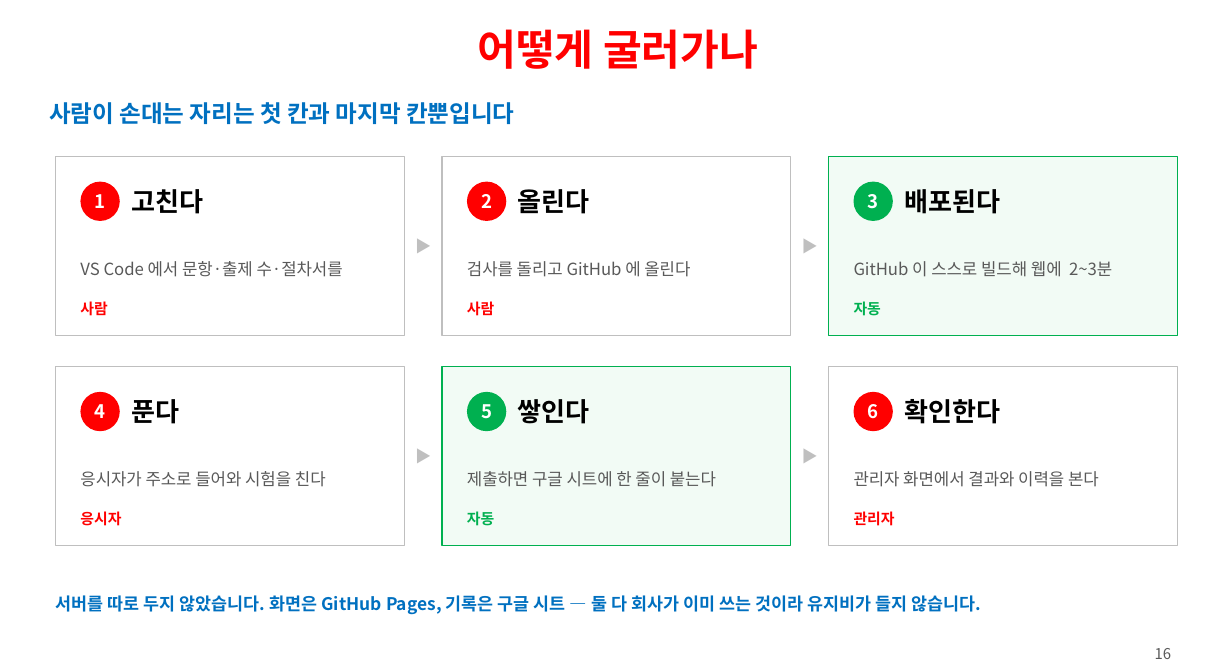
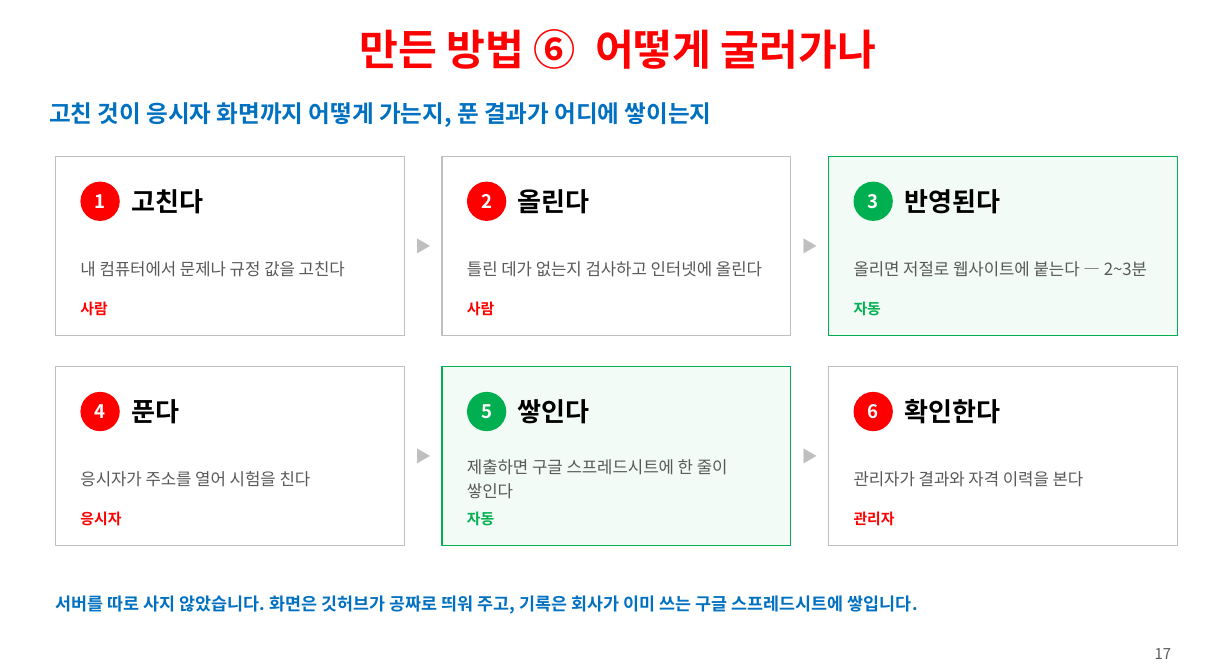
Before and after one commit to ys1277-sys/HIENDT-CBT, a slide deck: slide 17 of docs/발표자료-CBT-2026-08.pptx (slide 16 before the commit). Drawn at 1232x671 pixels with LibreOffice and Linux fonts; fonts in the diff are those of the drawing. Boxes give left, top, right and bottom in pixels: in the first picture for what was removed or moved away, otherwise in the second. Text is boxed around its words. In the diff, an @@ line names an element or a change of style, - is before the commit and + after.

```diff
--- a/docs/발표자료-CBT-2026-08.pptx
+++ b/docs/발표자료-CBT-2026-08.pptx
@@ text at <box>359,29,876,69</box>: text changed @@
-어떻게 굴러가나
+만든 방법 ⑥ 어떻게 굴러가나
@@ text at <box>49,102,712,127</box>: text changed @@
-사람이 손대는 자리는 첫 칸과 마지막 칸뿐입니다
+고친 것이 응시자 화면까지 어떻게 가는지, 푼 결과가 어디에 쌓이는지
@@ text at <box>904,189,1000,214</box>: text changed @@
-배포된다
+반영된다
@@ text at <box>80,261,345,277</box>: text changed @@
-VS Code 에서 문항·출제 수·절차서를
+내 컴퓨터에서 문제나 규정 값을 고친다
@@ text at <box>467,261,762,277</box>: text changed @@
-검사를 돌리고 GitHub 에 올린다
+틀린 데가 없는지 검사하고 인터넷에 올린다
@@ text at <box>854,261,1147,277</box>: text changed @@
-GitHub 이 스스로 빌드해 웹에 2~3분
+올리면 저절로 웹사이트에 붙는다 — 2~3분
@@ text at <box>80,471,311,487</box>: text changed @@
-응시자가 주소로 들어와 시험을 친다
+응시자가 주소를 열어 시험을 친다
@@ text at <box>467,459,728,499</box>: text changed @@
-제출하면 구글 시트에 한 줄이 붙는다
+제출하면 구글 스프레드시트에 한 줄이 쌓인다
@@ text at <box>854,471,1084,487</box>: text changed @@
-관리자 화면에서 결과와 이력을 본다
+관리자가 결과와 자격 이력을 본다
@@ text at <box>55,595,918,614</box>: text changed @@
-서버를 따로 두지 않았습니다. 화면은 GitHub Pages, 기록은 구글 시트 — 둘 다 회사가 이미 쓰는 것이라 유지비가 들지 않습니다.
+서버를 따로 사지 않았습니다. 화면은 깃허브가 공짜로 띄워 주고, 기록은 회사가 이미 쓰는 구글 스프레드시트에 쌓입니다.
@@ text at <box>1155,648,1171,659</box>: text changed @@
-16
+17
```
Also in this commit, not shown: 18 other slides changed, 1 other file.
